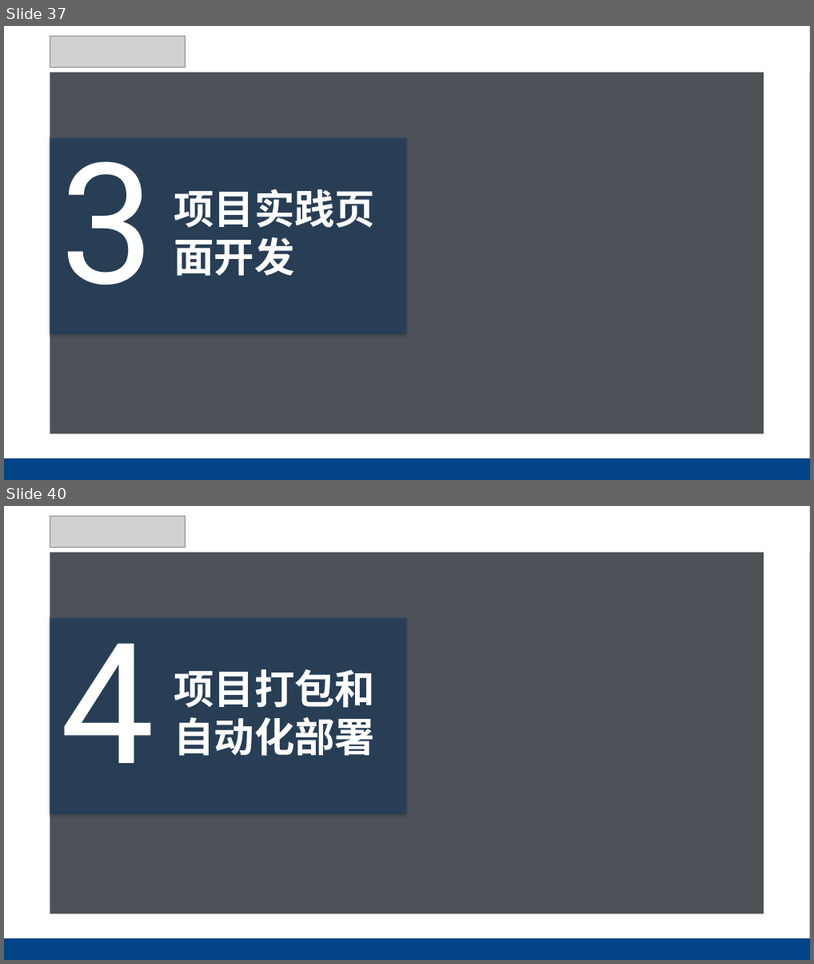
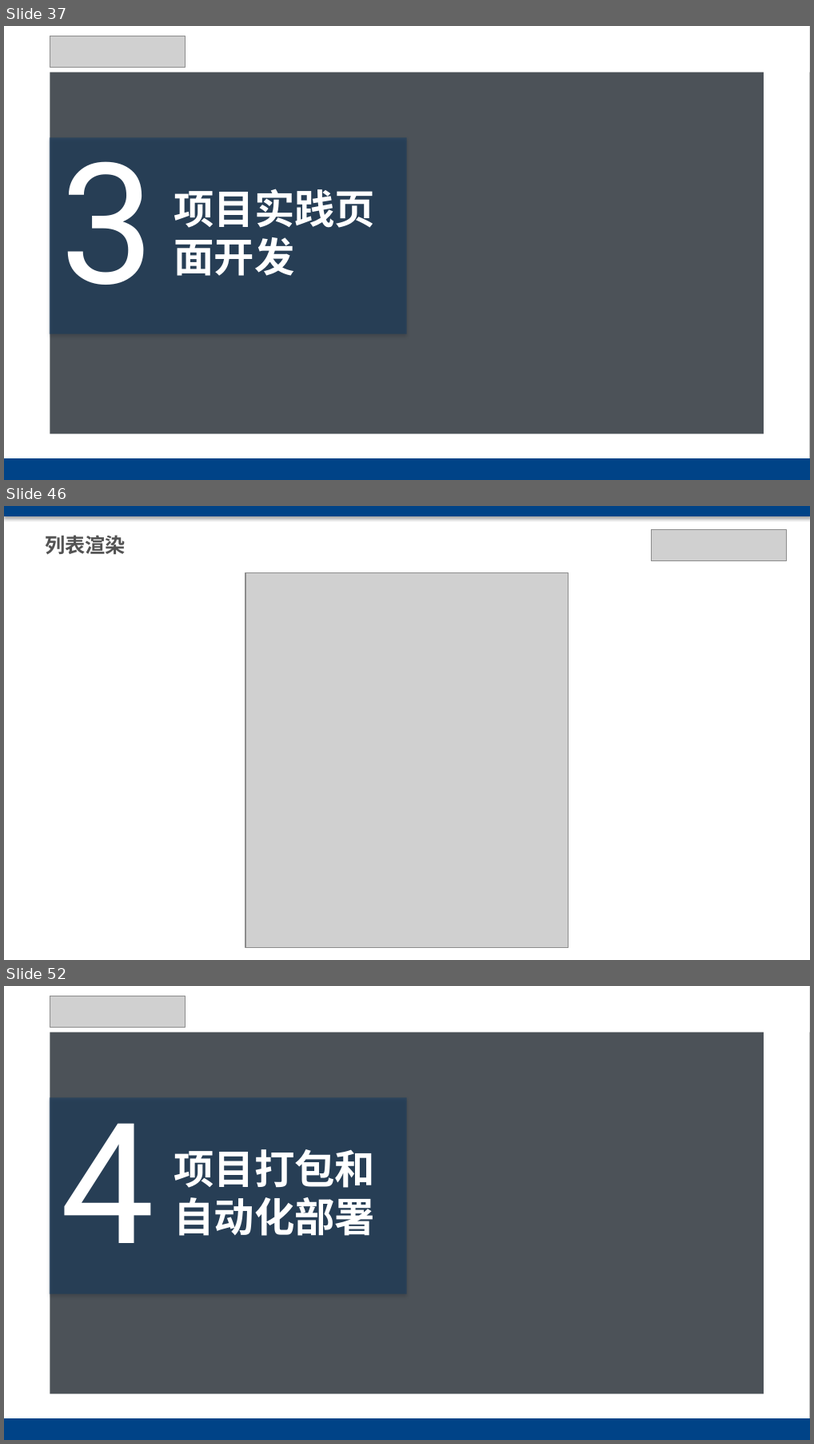
Before and after one commit to chxxx/vue3-vite-antd-admin, a slide deck: public/vue3 antdesign.pptx. Shown one above the other, each under a label of ours: slides 37 and 40 before the commit, slides 37, 46 and 52 after it; the slides between them are not shown. The pictures are 814x964 and 814x1444 pixels, drawn with LibreOffice and Linux fonts; fonts in the diff are those of the drawing; grey boxes stand for pictures; background and template pictures are left out; a plain dark background stands for a picture behind light text. Boxes give left, top, right and bottom in pixels: in the first picture for what was removed or moved away, otherwise in the second. Text is boxed around its words. In the diff, an @@ line names an element or a change of style, - is before the commit and + after.

```diff
--- a/public/vue3 antdesign.pptx
+++ b/public/vue3 antdesign.pptx
@@ slide 46 added at <box>4,506,810,960</box>, background #FFFFFF @@
@@ rectangle added at <box>4,506,810,516</box>, fill #004387 @@
@@ picture added at <box>651,529,787,561</box> @@
@@ text added at <box>45,535,126,555</box>, 18 pt, text #535353, bold @@
+列表渲染
@@ picture added at <box>246,573,570,947</box> @@
@@ what was slide 40 is now slide 52 @@
```
Also in this commit, not shown: 4 slides changed, 13 other slides added, 2 slides removed, 6 other files.
